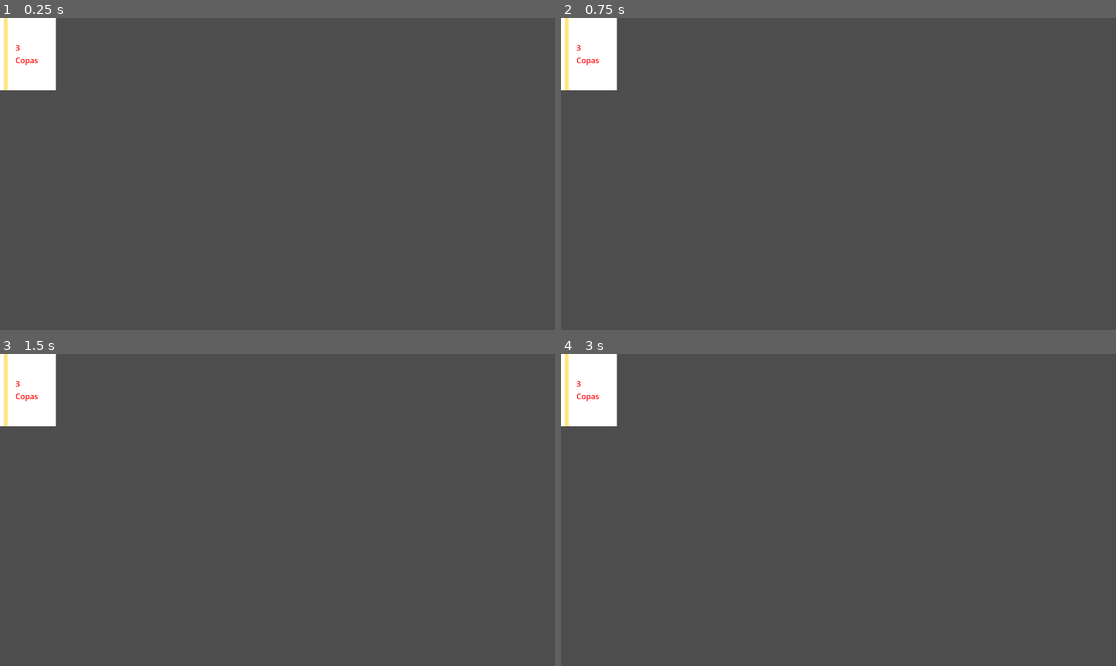
Above: before the commit, frames 1-4 (two rows, left to right).
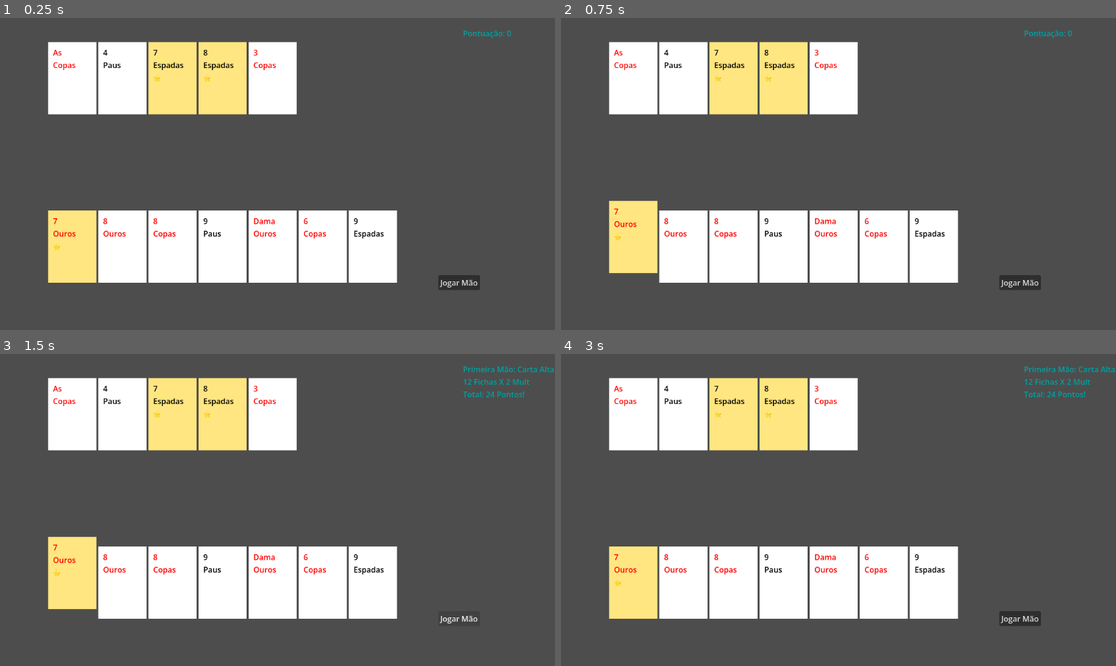
Above: after the commit, the same moments.

Repository: Campos45/des-poker
Game: Godot game, scene res://scenes/main.tscn
The game is run twice, just before and just after one commit, with the same random seed, the same clock (stepped at 60 frames per second) and the same inputs.
Inputs (mouse positions are in pixels of both pictures, inside the frame that each line leads up to):
- Up to frame 1 (0.25 s): no input
- Up to frame 2 (0.75 s): click (633, 245) at 0.52 s
- Up to frame 3 (1.5 s): click (460, 619) at 1.25 s, where only the run after the commit has a clickable "Jogar Mão"
- Up to frame 4 (3 s): click (1021, 619) at 2 s, where only the run after the commit has a clickable "Jogar Mão"; click (633, 581) at 2.77 s

The runs differ from the first frame. In frame 1, 27% of the frame differs, in the area x 0-93%, y 0-88%; in frame 2, 27%; in frame 3, 27%; in frame 4, 27%, in the area x 0-100%, y 0-88%.

Commit message:
Sprint 7: A Mesa de Jogo (Cartas Comunitárias e Mão de 7 Cartas)

Diff:
--- a/scenes/card_visual.tscn
+++ b/scenes/card_visual.tscn
@@ -3,6 +3,7 @@
 [ext_resource type="Script" uid="uid://c7v5e5m8xqcrv" path="res://scripts/card_visual.gd" id="1_4xisq"]
 
 [node name="CardVisual" type="Control" unique_id=1325700549]
+custom_minimum_size = Vector2(100, 150)
 layout_mode = 3
 anchors_preset = 15
 anchor_right = 1.0
@@ -15,12 +16,21 @@
 layout_mode = 0
 offset_right = 100.0
 offset_bottom = 150.0
+mouse_filter = 2
 
 [node name="Label" type="Label" parent="." unique_id=1465066246]
 layout_mode = 0
-offset_left = 16.0
-offset_top = 50.0
-offset_right = 78.0
-offset_bottom = 73.0
+offset_left = 10.0
+offset_top = 10.0
+offset_right = 72.0
+offset_bottom = 33.0
 theme_override_colors/font_color = Color(0, 0, 0, 1)
 text = "A Copas"
+
+[node name="Button" type="Button" parent="." unique_id=1488830217]
+layout_mode = 0
+offset_right = 100.0
+offset_bottom = 150.0
+flat = true
+
+[connection signal="pressed" from="Button" to="." method="_on_button_pressed"]
--- a/scenes/main.tscn
+++ b/scenes/main.tscn
@@ -5,6 +5,35 @@
 [node name="Main" type="Node" unique_id=246872396]
 script = ExtResource("1_o5qli")
 
-[node name="CardDisplay" type="HBoxContainer" parent="." unique_id=1569269132]
-offset_right = 800.0
-offset_bottom = 40.0
+[node name="PlayerHandDisplay" type="HBoxContainer" parent="." unique_id=1569269132]
+offset_left = 100.0
+offset_top = 400.0
+offset_right = 900.0
+offset_bottom = 440.0
+
+[node name="PlayButton" type="Button" parent="." unique_id=2063763578]
+offset_left = 910.0
+offset_top = 534.0
+offset_right = 996.0
+offset_bottom = 565.0
+text = "Jogar Mão"
+
+[node name="ScoreLabel" type="Label" parent="." unique_id=441315085]
+offset_left = 961.0
+offset_top = 20.0
+offset_right = 1062.0
+offset_bottom = 43.0
+theme_override_colors/font_color = Color(9.62615e-08, 0.6376515, 0.6396126, 1)
+text = "Pontuação: 0"
+
+[node name="CommunityDisplay" type="HBoxContainer" parent="." unique_id=37097039]
+custom_minimum_size = Vector2(800, 0)
+anchors_preset = 10
+anchor_right = 1.0
+offset_left = 100.0
+offset_top = 50.0
+offset_right = 100.0
+offset_bottom = 50.0
+grow_horizontal = 2
+
+[connection signal="pressed" from="PlayButton" to="." method="_on_play_button_pressed"]
--- a/scripts/card_visual.gd
+++ b/scripts/card_visual.gd
@@ -1,26 +1,39 @@
 extends Control
 
-# Referências aos nós visuais que criámos
 @onready var background = $ColorRect
 @onready var text_label = $Label
 
-# Esta função vai ser chamada pelo baralho para preencher a carta
-func setup_card(card_data):
-	# card_data é aquela classe "Card" que criaste no deck.gd
+var is_selected = false
+var card_data = null
 
-	# Construir o texto (ex: "As\nCopas") o \n faz parágrafo
+func setup_card(data):
+	card_data = data
+
 	var display_text = card_data.rank + "\n" + card_data.suit
 
 	if card_data.is_special:
 		display_text += "\n⭐"
-		background.color = Color(1, 0.9, 0.5) # Fica amarelada/dourada
+		background.color = Color(1, 0.9, 0.5)
 	else:
-		background.color = Color(1, 1, 1) # Fica branca
+		background.color = Color(1, 1, 1)
 
 	text_label.text = display_text
 
-	# Mudar a cor do texto dependendo do naipe
 	if card_data.suit == "Copas" or card_data.suit == "Ouros":
-		text_label.add_theme_color_override("font_color", Color(1, 0, 0)) # Vermelho
+		text_label.add_theme_color_override("font_color", Color(1, 0, 0))
 	else:
-		text_label.add_theme_color_override("font_color", Color(0, 0, 0)) # Preto
+		text_label.add_theme_color_override("font_color", Color(0, 0, 0))
+
+# A nova função que o botão aciona automaticamente
+func _on_button_pressed():
+	toggle_selection()
+
+func toggle_selection():
+	is_selected = !is_selected
+
+	if is_selected:
+		background.position.y -= 20
+		text_label.position.y -= 20
+	else:
+		background.position.y += 20
+		text_label.position.y += 20
--- a/scripts/deck.gd
+++ b/scripts/deck.gd
@@ -17,13 +17,15 @@
 var ranks = ["2", "3", "4", "5", "6", "7", "8", "9", "10", "Valete", "Dama", "Rei", "As"]
 var deck = []
 
-# Referência ao contentor que criaste na cena Main
-@onready var card_display = $CardDisplay
+@onready var player_display = $PlayerHandDisplay
+@onready var community_display = $CommunityDisplay
+@onready var play_button = $PlayButton
+@onready var score_label = $ScoreLabel
 
 func _ready():
 	randomize()
 	create_deck()
-	spawn_hand_visuals()
+	spawn_game_table()
 
 func create_deck():
 	deck.clear()
@@ -35,26 +37,48 @@
 			deck.append(new_card)
 	deck.shuffle()
 
-# Esta função faz a magia de colocar as cartas no ecrã
-func spawn_hand_visuals():
-	# Tiramos 5 cartas do baralho
-	var my_hand = []
+# Nova função de distribuir cartas (Substitui a antiga spawn_hand_visuals)
+func spawn_game_table():
+	# 1. Distribuir 5 Cartas Comunitárias para a Mesa
 	for i in range(5):
-		my_hand.append(deck[i])
+		var card_data = deck.pop_front()
+		var new_card_visual = CARD_VISUAL_SCENE.instantiate()
+		community_display.add_child(new_card_visual)
+		new_card_visual.setup_card(card_data)
 
-	# Para cada uma dessas 5 cartas:
-	# Para cada uma dessas 5 cartas:
-	for card_data in my_hand:
-		# 1. Criamos uma instância da cena visual
+	# 2. Distribuir 7 Cartas para a Mão do Jogador
+	for i in range(7):
+		var card_data = deck.pop_front()
 		var new_card_visual = CARD_VISUAL_SCENE.instantiate()
+		player_display.add_child(new_card_visual)
+		new_card_visual.setup_card(card_data)
 
-		# 2. Adicionamo-la como filha do HBoxContainer (para ficar alinhada)
-		card_display.add_child(new_card_visual)
+# Atualizar o botão para ler as duas prateleiras
+func _on_play_button_pressed():
+	var selected_cards = []
 
-		# 3. Passamos os dados (rank, suit, especial) para o script da carta
-		new_card_visual.setup_card(card_data) # <--- A TUA LINHA 55 DEVE SER ESTA
+	# Procurar cartas selecionadas na Mão do Jogador
+	for card_visual in player_display.get_children():
+		if card_visual.is_selected:
+			selected_cards.append(card_visual.card_data)
 
-	# Opcional: Mostrar também a pontuação na consola para confirmar
-	var hand_data = HandEvaluator.evaluate_5_card_hand(my_hand)
+	# Procurar cartas selecionadas nas Comunitárias
+	for card_visual in community_display.get_children():
+		if card_visual.is_selected:
+			selected_cards.append(card_visual.card_data)
+
+	# As regras mantêm-se: máximo 5 cartas no total
+	if selected_cards.size() > 5:
+		score_label.text = "Aviso: Seleciona no máximo 5 cartas combinadas!"
+		return
+	elif selected_cards.size() == 0:
+		score_label.text = "Aviso: Seleciona pelo menos 1 carta!"
+		return
+
+	# Enviar para o avaliador
+	var hand_data = HandEvaluator.evaluate_5_card_hand(selected_cards)
 	var score_data = HandEvaluator.calculate_score(hand_data)
-	print("Mão Visualizada: ", hand_data["name"], " | Pontos: ", score_data["total"])
+
+	score_label.text = "Primeira Mão: " + hand_data["name"] + "\n"
+	score_label.text += str(score_data["chips"]) + " Fichas X " + str(score_data["mult"]) + " Mult\n"
+	score_label.text += "Total: " + str(score_data["total"]) + " Pontos!"
--- a/scripts/hand_evaluator.gd
+++ b/scripts/hand_evaluator.gd
@@ -18,7 +18,6 @@
 	"Um Par": {"chips": 10, "mult": 2},
 	"Carta Alta": {"chips": 5, "mult": 1}
 }
-
 static func evaluate_5_card_hand(cards: Array) -> Dictionary:
 	var values = []
 	var suits = []
@@ -28,25 +27,30 @@
 		suits.append(card.suit)
 
 	values.sort()
+	var num_cards = cards.size() # Descobre quantas cartas foram jogadas!
 
-	# Verificações de Flush e Sequência
-	var is_flush = true
-	var first_suit = suits[0]
-	for s in suits:
-		if s != first_suit:
-			is_flush = false
-			break
+	# Verificações de Flush e Sequência (SÓ OCORREM SE HOUVER EXATAMENTE 5 CARTAS)
+	var is_flush = false
+	var is_straight = false
 
-	var is_straight = true
-	for i in range(1, 5):
-		if values[i] != values[i-1] + 1:
-			if i == 4 and values[4] == 14 and values[0] == 2 and values[1] == 3 and values[2] == 4 and values[3] == 5:
-				is_straight = true
-			else:
-				is_straight = false
+	if num_cards == 5:
+		is_flush = true
+		var first_suit = suits[0]
+		for s in suits:
+			if s != first_suit:
+				is_flush = false
 				break
 
-	# Contar as repetições para Pares, Trios e Poker
+		is_straight = true
+		for i in range(1, 5):
+			if values[i] != values[i-1] + 1:
+				if i == 4 and values[4] == 14 and values[0] == 2 and values[1] == 3 and values[2] == 4 and values[3] == 5:
+					is_straight = true
+				else:
+					is_straight = false
+					break
+
+	# Contar as repetições para Pares, Trios e Poker (Funciona para qualquer número de cartas)
 	var counts = {}
 	for v in values:
 		if counts.has(v): counts[v] += 1
@@ -71,7 +75,7 @@
 			hand_name = "Royal Flush"
 		else:
 			hand_name = "Straight Flush"
-		scoring_cards = cards.duplicate() # Pontuam as 5
+		scoring_cards = cards.duplicate()
 
 	elif quad_value != -1:
 		hand_name = "Poker"
@@ -80,22 +84,22 @@
 
 	elif trio_value != -1 and pair_values.size() == 1:
 		hand_name = "Full House"
-		scoring_cards = cards.duplicate() # Pontuam as 5
+		scoring_cards = cards.duplicate()
 
 	elif is_flush:
 		hand_name = "Flush"
-		scoring_cards = cards.duplicate() # Pontuam as 5
+		scoring_cards = cards.duplicate()
 
 	elif is_straight:
 		hand_name = "Sequência (Straight)"
-		scoring_cards = cards.duplicate() # Pontuam as 5
+		scoring_cards = cards.duplicate()
 
 	elif trio_value != -1:
 		hand_name = "Trio"
 		for c in cards:
 			if RANK_VALUES[c.rank] == trio_value: scoring_cards.append(c)
 
-	elif pair_values.size() == 2:
+	elif pair_values.size() >= 2:
 		hand_name = "Dois Pares"
 		for c in cards:
 			if RANK_VALUES[c.rank] in pair_values: scoring_cards.append(c)
@@ -107,13 +111,13 @@
 
 	else:
 		hand_name = "Carta Alta"
-		var highest_val = values[4] # O último da lista ordenada é o mais alto
-		for c in cards:
-			if RANK_VALUES[c.rank] == highest_val:
-				scoring_cards.append(c)
-				break # Adiciona só a carta mais alta
+		if num_cards > 0:
+			var highest_val = values[num_cards - 1] # Vai buscar a última carta (a maior) independentemente do tamanho da lista
+			for c in cards:
+				if RANK_VALUES[c.rank] == highest_val:
+					scoring_cards.append(c)
+					break
 
-	# Devolvemos a mão feita e as cartas responsáveis por ela
 	return {"name": hand_name, "scoring_cards": scoring_cards}
 
 # A nossa matemática agora só recebe o dicionário gerado em cima
